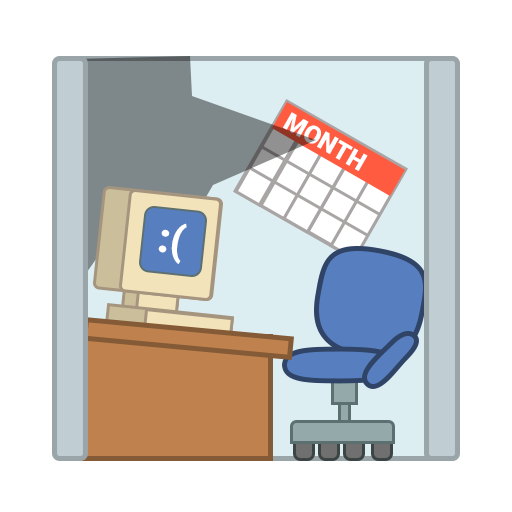
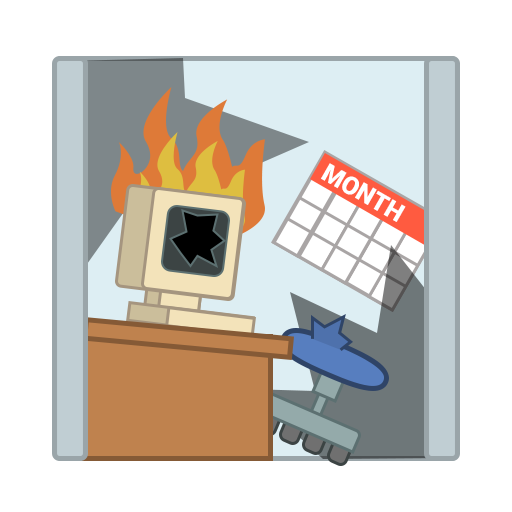
Comparing the layer stacks of the two 512px x 512px images. Changes:
showed group "Cubicle_Damage_2" (41 layers) over <box>86,56,426,466</box>
added layer "Shape 17 copy" in group "OfficeChair" over <box>134,132,245,245</box>
added layer "Shape 17" in group "OfficeChair" over <box>111,87,265,244</box>
hid group "Cubicle_Damage_1" (39 layers) over <box>86,56,426,461</box>
